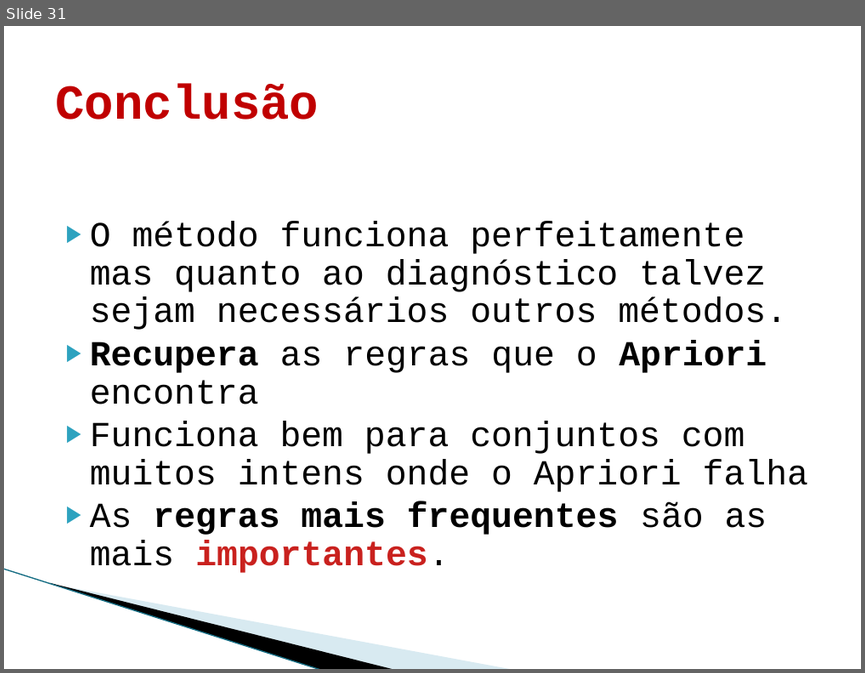
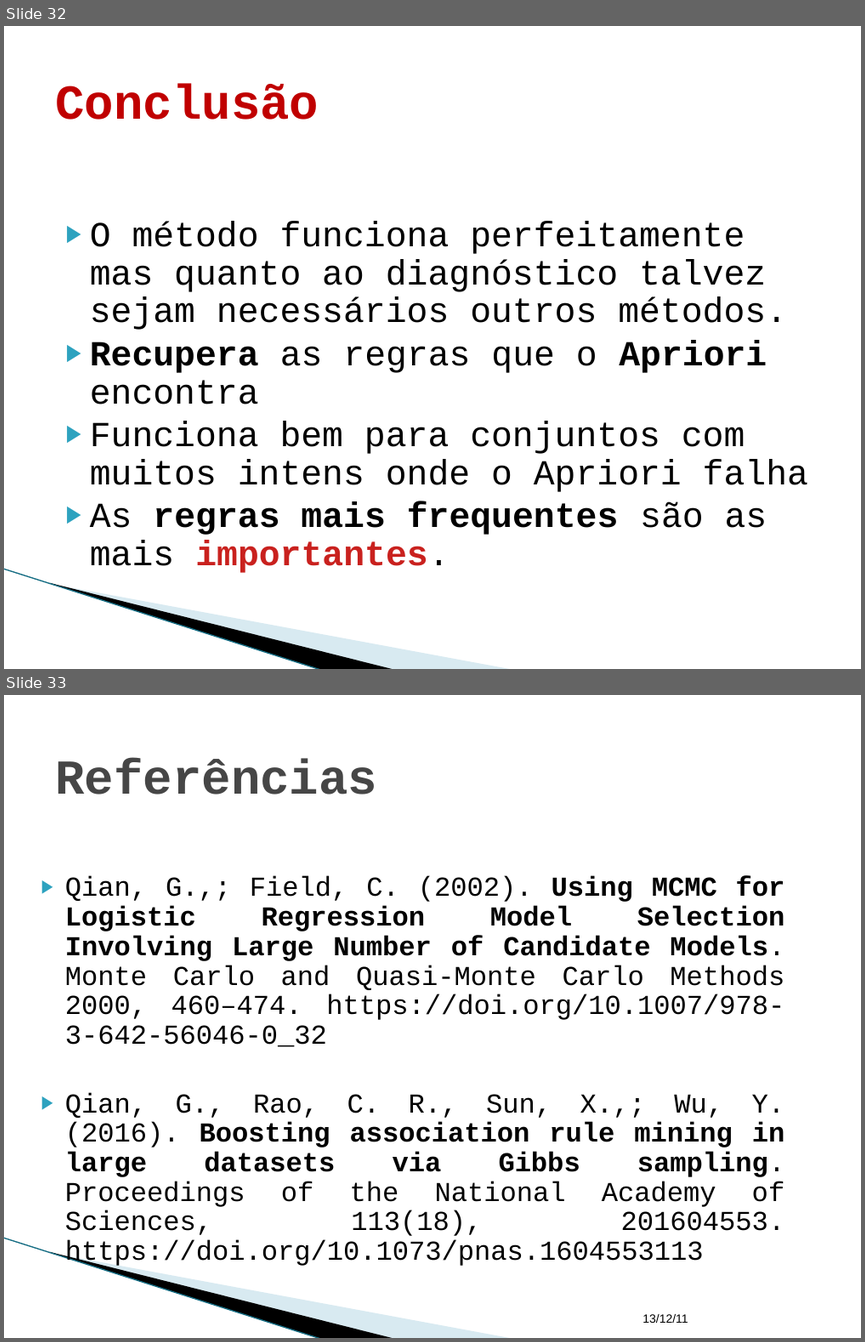
Before and after one commit to flaviobarros/sim_estocastica_p2, a slide deck: prova2_slides.odp. Shown one above the other, each under a label of ours: slide 31 before the commit, slides 32 and 33 after it. The pictures are 865x673 and 865x1342 pixels, drawn with LibreOffice and Linux fonts; fonts in the diff are those of the drawing; background and template pictures are left out. Boxes give left, top, right and bottom in pixels: in the first picture for what was removed or moved away, otherwise in the second. Text is boxed around its words. In the diff, an @@ line names an element or a change of style, - is before the commit and + after.

```diff
--- a/prova2_slides.odp
+++ b/prova2_slides.odp
@@ slide 33 added at (4,695,861,1338), background #FFFFFF; not listed: 3 template elements that a slide beside it also shows @@
@@ title added at (55,758,377,794), 41 pt, text #464646, bold @@
+Referências
@@ text added at (65,876,785,1267), 22.9 pt, text #000000 @@
+▶ Qian, G.,; Field, C. (2002). Using MCMC for Logistic Regression Model Selection Involving Large Number of Candidate Models. Monte Carlo and Quasi-Monte Carlo Methods 2000, 460–474. https://doi.org/10.1007/978-3-642-56046-0_32
+▶ Qian, G., Rao, C. R., Sun, X.,; Wu, Y. (2016). Boosting association rule mining in large datasets via Gibbs sampling. Proceedings of the National Academy of Sciences, 113(18), 201604553. https://doi.org/10.1073/pnas.1604553113
@@ text added at (642,1314,687,1322), 10 pt, text #000000 @@
+13/12/11
@@ what was slide 31 is now slide 32 @@
```
Also in this commit, not shown: 1 other slide added, 1 slide removed.
